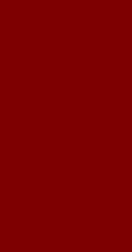
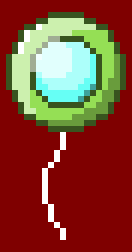
The second 132×252 image is a revision of the first. Changes to its layers:
showed group "Group 2" (3 layers) over (6, 12, 126, 240)
showed "Layer 7 copy" over (6, 12, 126, 240)
